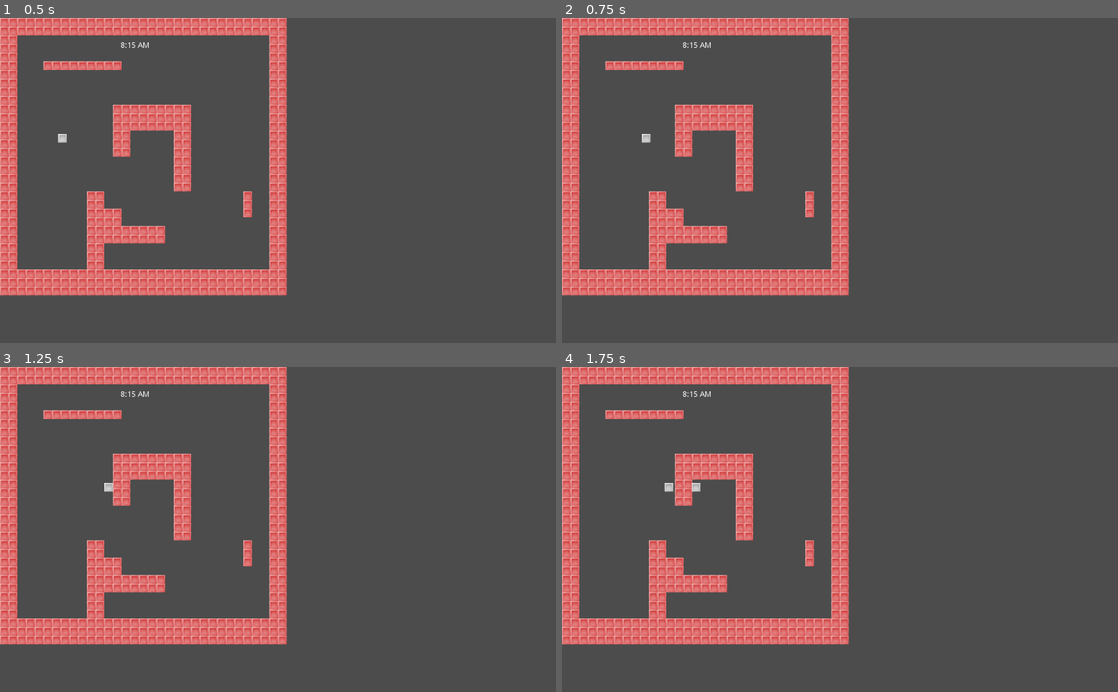
Above: before the commit, frames 1-4 (two rows, left to right).
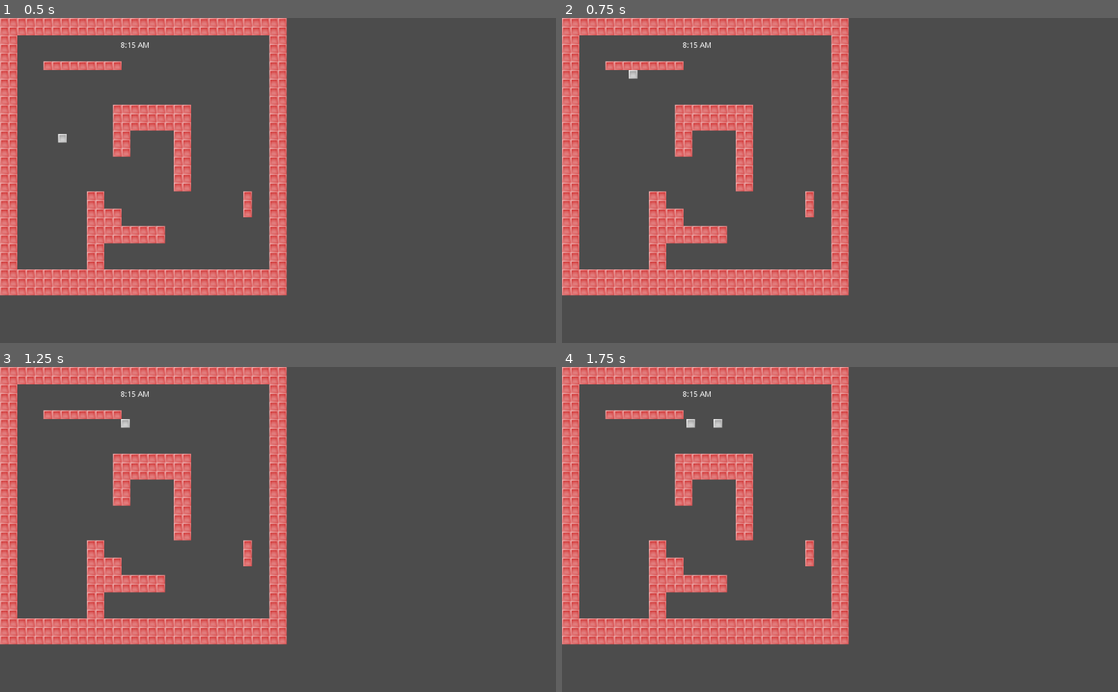
Above: after the commit, the same moments.

Repository: joshmiller17/game_jam1
Game: Godot game, scene res://colworld.tscn
The game is run twice, just before and just after one commit, with the same random seed, the same clock (stepped at 60 frames per second) and the same inputs.
Inputs:
- Up to frame 1 (0.5 s): no input
- Up to frame 2 (0.75 s): tap Enter at 0.5 s; hold Right (move_right) from 0.53 s (still down); tap E (interact, bound only after the commit) at 0.6 s
- Up to frame 3 (1.25 s): keep holding Right (move_right)
- Up to frame 4 (1.75 s): release Right (move_right) at 1.28 s; hold Left (move_left) from 1.28 s (still down); tap Down (move_bottom) at 1.35 s; tap E (interact, bound only after the commit) at 1.55 s

Frame 1 is identical in both runs. In frame 2, less than 0.1% of the frame differs, in the area x 12-16%, y 16-39%; in frame 3, less than 0.1%; in frame 4, 0.2%, in the area x 18-29%, y 16-39%.

Commit message:
skeleton for character transition

Diff:
--- a/player.gd
+++ b/player.gd
@@ -6,11 +6,12 @@
 # Member variables
 const MOTION_SPEED = 200 # Pixels/second
 
+var b_start_loc = Vector2(100,100)
 var obsession_level = 3
 var input_sequence = ""
 var last_input = ""
 var necessary_input = ""
-var character = "B"
+var character = "A"
 var indicators = []
 var vis_indicator = preload("res://vis_indicator.tscn")
 
@@ -102,8 +103,9 @@
 		show_where_to_go()
 
 	if Input.is_action_just_pressed('interact'):
-			$Message.show()
-			$MessageTimer.start()
+			#$Message.show()
+			#$MessageTimer.start()
+			leave_room()
 
 	if character == "B":
 		check_compulsions()
@@ -123,3 +125,13 @@
 
 func _on_MessageTimer_timeout():
 	$Message.hide()
+
+func leave_room():
+	if character == "A":
+		character = "B"
+		hide()
+		position = b_start_loc
+		# TODO change sprite
+		show()
+	#if character == "B":
+	#	get_tree().quit()
--- a/project.godot
+++ b/project.godot
@@ -32,3 +32,6 @@
 move_up=[ Object(InputEventKey,"resource_local_to_scene":false,"resource_name":"","device":0,"alt":false,"shift":false,"control":false,"meta":false,"command":false,"pressed":false,"scancode":16777232,"unicode":0,"echo":false,"script":null)
 , Object(InputEventKey,"resource_local_to_scene":false,"resource_name":"","device":0,"alt":false,"shift":false,"control":false,"meta":false,"command":false,"pressed":false,"scancode":87,"unicode":0,"echo":false,"script":null)
  ]
+interact=[ Object(InputEventKey,"resource_local_to_scene":false,"resource_name":"","device":0,"alt":false,"shift":false,"control":false,"meta":false,"command":false,"pressed":false,"scancode":69,"unicode":0,"echo":false,"script":null)
+, Object(InputEventKey,"resource_local_to_scene":false,"resource_name":"","device":0,"alt":false,"shift":false,"control":false,"meta":false,"command":false,"pressed":false,"scancode":32,"unicode":0,"echo":false,"script":null)
+ ]
